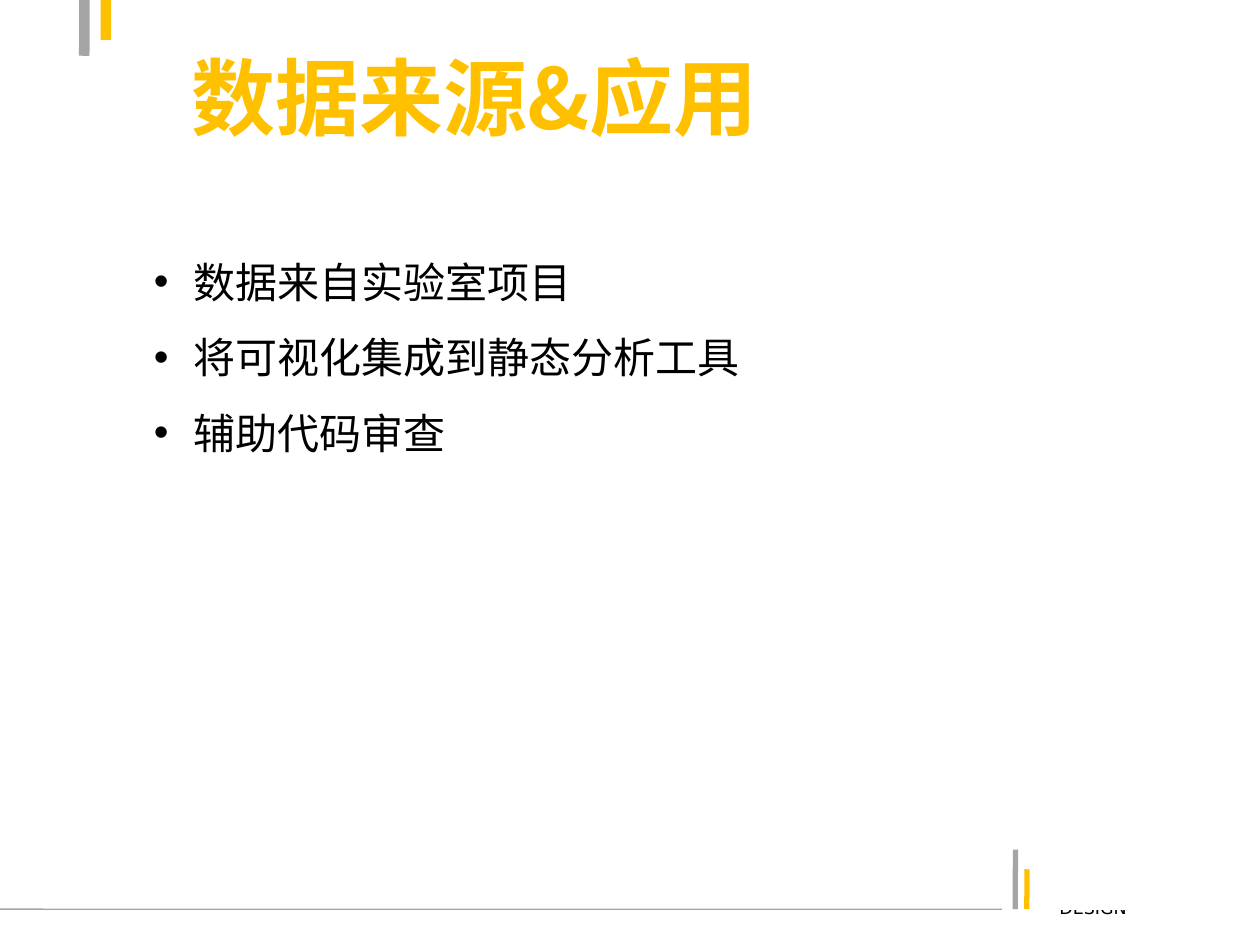
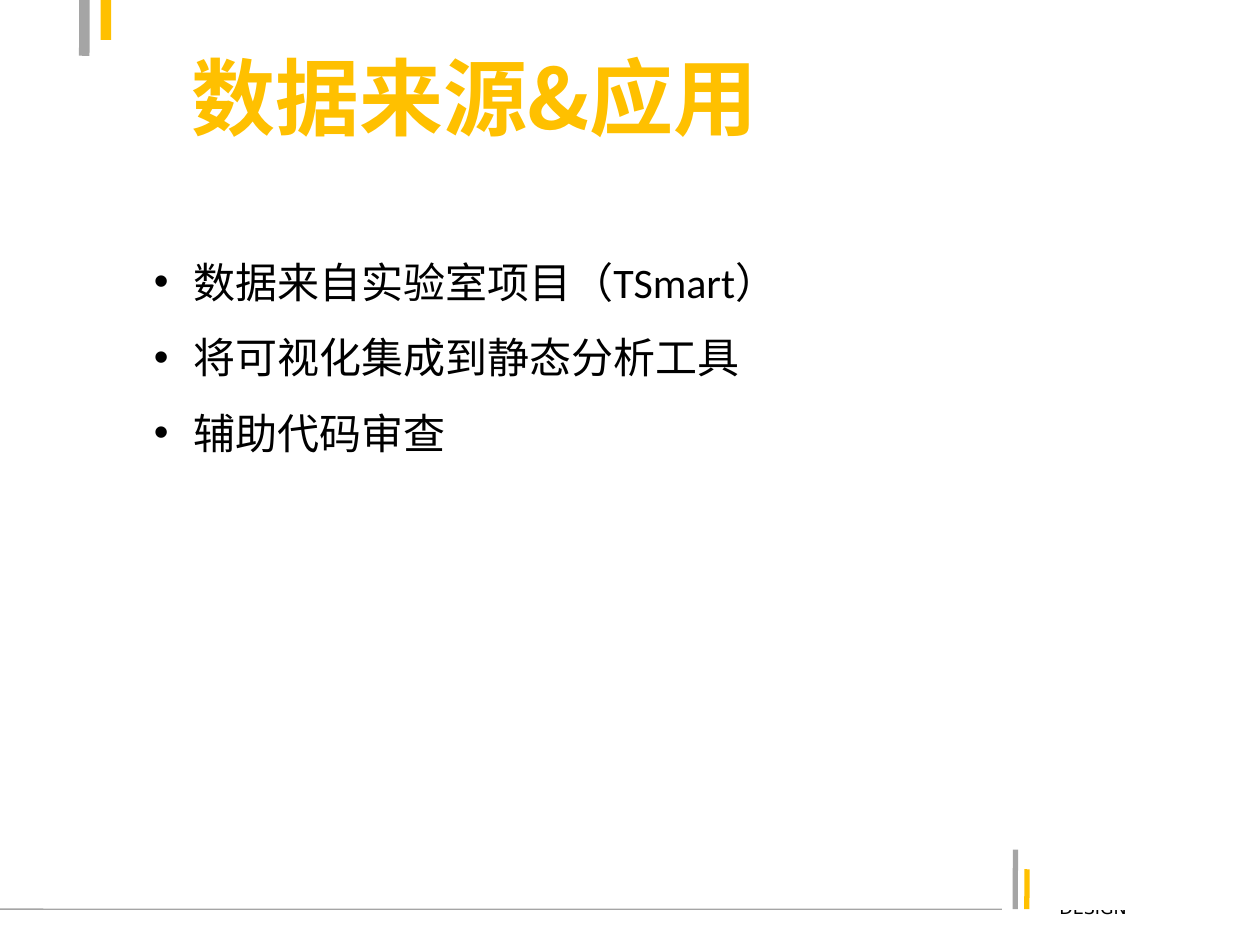
Before and after one commit to findns94/Visualization, a slide deck: slide 5 of 大作业介绍.ppt (slide 6 before the commit). Drawn at 1260x945 pixels with LibreOffice and Linux fonts; fonts in the diff are those of the drawing. Boxes give left, top, right and bottom in pixels: in the first picture for what was removed or moved away, otherwise in the second. Text is boxed around its words. In the diff, an @@ line names an element or a change of style, - is before the commit and + after.

Commit message:
update ppt

```diff
--- a/大作业介绍.ppt
+++ b/大作业介绍.ppt
@@ text at box(193, 262, 777, 302): text changed @@
-• 数据来自实验室项目
+• 数据来自实验室项目（TSmart）
```
Also in this commit, not shown: 1 other slide changed.
